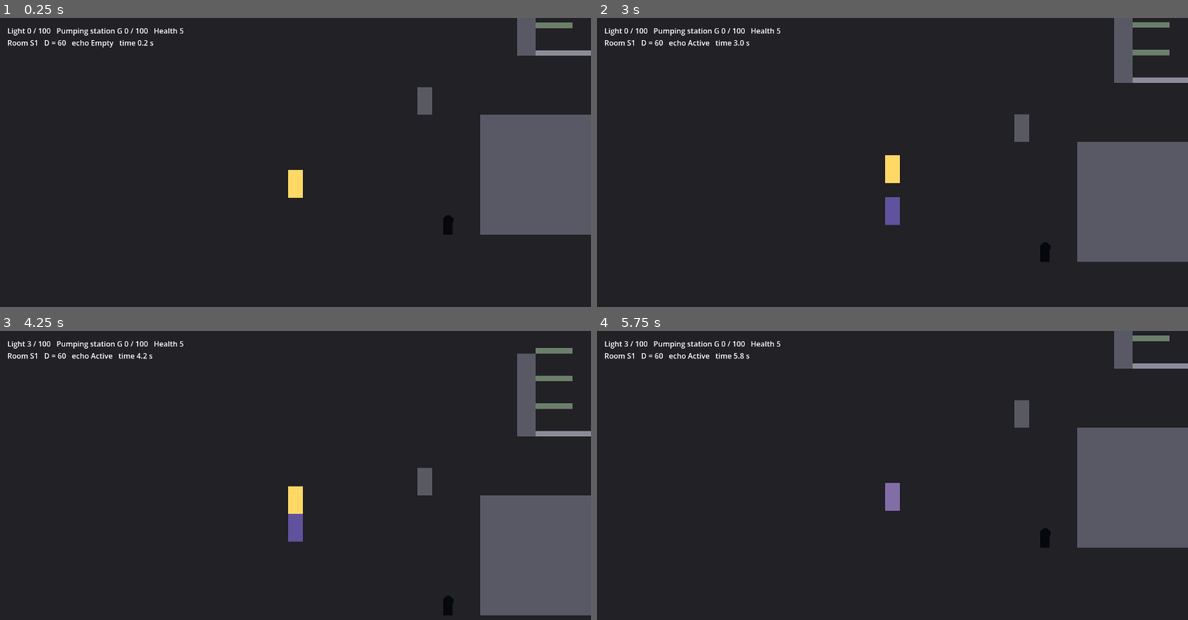
Above: before the commit, frames 1-4 (two rows, left to right).
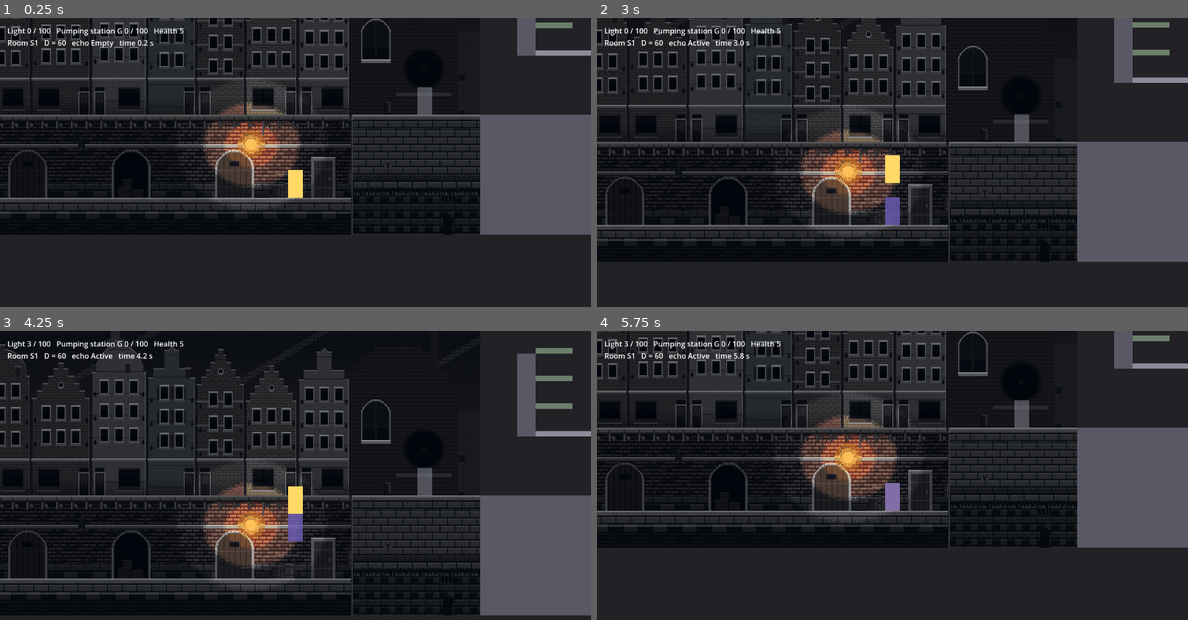
Above: after the commit, the same moments.

Repository: cesarvangerwen-glitch/echoborn
Game: Godot game, scene res://levels/kadewijk/kadewijk.tscn
Two runs of this game, one before a commit and one after it. Both use one fixed random seed, a clock stepped at 60 frames per second and the inputs below. This scene is started directly instead of the project's main scene.
Inputs (mouse positions are in pixels of both pictures, inside the frame that each line leads up to):
- Up to frame 1 (0.25 s): no input
- Up to frame 2 (3 s): tap Enter (p2_join) at 0.5, 2.75 s; move the mouse to (1022, 168) at 0.52 s; hold D 0.53-1.25 s; tap E (p1_attack) at 0.6 s; click (1022, 168) at 0.67 s; tap Space at 0.77, 2 s; drag from (774, 200) to (780, 70) at 1.27 s; move the mouse to (951, 110) at 2.02 s; hold A 2.03-2.75 s; tap Ctrl (p2_attack) at 2.1 s; drag from (862, 249) to (715, 133) at 2.77 s
- Up to frame 3 (4.25 s): move the mouse to (472, 547) at 3.52 s; hold D from 3.53 s (still down); hold Backspace (p2_leave) from 3.53 s (still down); tap Space at 3.77 s
- Up to frame 4 (5.75 s): release D at 4.25 s; release Backspace (p2_leave) at 4.25 s; drag from (715, 446) to (803, 414) at 4.27 s; move the mouse to (922, 495) at 5.02 s; hold D from 5.03 s (still down); tap 2 at 5.1 s; click (922, 495) at 5.17 s

The runs differ from the first frame. In frame 1, 23% of the frame differs, in the area x 0-82%, y 0-75%; in frame 2, 23%; in frame 3, 23%, in the area x 0-82%, y 0-99%; in frame 4, 23%.

Commit message:
[technical-artist] Achtergrond van de wijk onder de art; test op bedekking (#226)
De Achtergrond-polygon van kadewijk.tscn stond op z 0 en bedekte de lagen
met een negatieve z-index (alleen `voor` was te zien). Nu z -100. De test
controleert dat geen vlak dat de hele kamer bedekt boven `achter` ligt.
Render in de engine: docs/art/slice/eindkwaliteit/godot_koppeling_s1_s3.png.

Co-Authored-By: Claude Opus 5.5 <noreply@anthropic.com>
Claude-Session: https://claude.ai/code/session_01L3XQzdriNtvnGNbD7MXBzF

Diff:
--- a/game/levels/kadewijk/kadewijk.tscn
+++ b/game/levels/kadewijk/kadewijk.tscn
@@ -39,6 +39,7 @@
 script = ExtResource("1_wijk")
 
 [node name="Achtergrond" type="Polygon2D" parent="."]
+z_index = -100
 color = Color(0.13, 0.13, 0.15, 1)
 polygon = PackedVector2Array(0, -220, 5760, -220, 5760, 740, 0, 740)
 
--- a/game/tests/test_kadewijk_art.gd
+++ b/game/tests/test_kadewijk_art.gd
@@ -6,7 +6,8 @@
 ## Via de echte gebiedsscène en de AreaLoader, bij D = 60, 90, 120 en 180:
 ## - de lagen van S1 en S3 zijn geladen: per laag uit het manifest een
 ##   `Sprite2D` met texture, zo groot als de kamer, linksboven op de kamer, met
-##   de z-index van het manifest en filter Nearest;
+##   de z-index van het manifest en filter Nearest, en geen vlak dat de hele
+##   kamer bedekt (de `Achtergrond` van de wijk) ligt erboven;
 ## - **de art valt op de collision**: per kolom van de kamer ligt de eerste
 ##   dekkende pixel van `speelvlak` (grijs, half en kleur) precies op de
 ##   bovenkant van het hoogste vaste blok in die kolom (de blokken zoals de
@@ -52,6 +53,18 @@
 
 func _image(bestand: String) -> Image:
 	return Image.load_from_file(ProjectSettings.globalize_path(KadewijkArt.DIR + bestand))
+
+
+## Z-index waarmee `item` getekend wordt (relatief opgeteld langs de ouders).
+func _z(item: CanvasItem) -> int:
+	var z := 0
+	var node: Node = item
+	while node is CanvasItem:
+		z += (node as CanvasItem).z_index
+		if not (node as CanvasItem).z_as_relative:
+			break
+		node = node.get_parent()
+	return z
 
 
 ## Wereldrechthoek van een blok zoals het gebouwd is (vorm × plek van het lichaam).
@@ -93,6 +106,19 @@
 			"%s %s: linksboven op %s (centered %s), verwacht %s" % [tag, laag["naam"], sprite.global_position, sprite.centered, room.position])
 		t.check(sprite.z_index == int(laag["z_index"]) and sprite.is_visible_in_tree(),
 			"%s %s: z %d zichtbaar %s, manifest z %d" % [tag, laag["naam"], sprite.z_index, sprite.is_visible_in_tree(), int(laag["z_index"])])
+
+	# 1b. Niets dat de hele kamer bedekt (een achtergrondvlak), ligt boven `achter`: anders zie
+	# je alleen de lagen met een hogere z-index.
+	var z_achter := _z(art.get_node(^"Achter"))
+	for item in wijk.find_children("*", "Polygon2D", true, false):
+		var poly := item as Polygon2D
+		if art.is_ancestor_of(poly) or not poly.is_visible_in_tree() or poly.polygon.is_empty():
+			continue
+		var box := Rect2(poly.global_transform * poly.polygon[0], Vector2.ZERO)
+		for pt in poly.polygon:
+			box = box.expand(poly.global_transform * pt)
+		if box.encloses(room):
+			t.check(_z(poly) < z_achter, "%s: %s bedekt de kamer met z %d, boven achter (%d)" % [tag, poly.get_path(), _z(poly), z_achter])
 
 	# 2. De blokken zoals ze gebouwd zijn: vast (in `speelvlak`) of een eenrichtingsstuk.
 	var vast: Array[Rect2] = []
